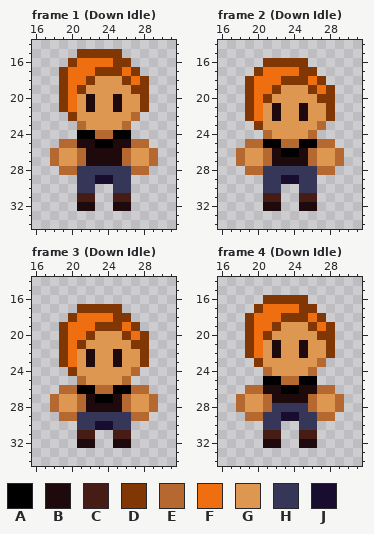
Pixel-art file, stored at DetentionProject/Aseprite/Npc's/Marcelo.aseprite. Above: the version before the commit.
48x48 pixels, 4 frames. Shown: frame 1 (Down Idle): x 16..31, y 14..34; frame 2 (Down Idle): x 16..31, y 14..34; frame 3 (Down Idle): x 16..31, y 14..34; frame 4 (Down Idle): x 16..31, y 14..34.
Visible layers, top first: "hands", "head", "body".
Palette (. is transparent): A #000000  B #1e090d  C #461c14  D #813704  E #b66831  F #ef6e10  G #de9751  H #353658  J #180d2f
Pixels before, frame 1 (Down Idle), first column x 18:
15 ...DDDDD....
16 ..DFFFFDD...
17 .DFFFDDDFD..
18 .DFFDGGGDFD.
19 .DFDGGGGGDD.
20 .DFGBGGBGGD.
21 .DFGBGGBGGD.
22 ..DGGGGGGE..
23 ...EGGGGE...
24 ...AAEEAA...
25 .EEBBAABBEE.
26 EGGEBBBBEGGE
27 EGGEBBBBEGGE
28 .EEHHHHHHEE.
29 ...HHJJHH...
30 ...HH..HH...
31 ...CC..CC...
32 ...BB..BB...
Pixels before, frame 2 (Down Idle), first column x 18:
16 ...DDDDD....
17 ..DFFFFDD...
18 .DFFFDDDFD..
19 .DFFDGGGDFD.
20 .DFDGGGGGDD.
21 .DFGBGGBGGD.
22 .DFGBGGBGGD.
23 ..DGGGGGGE..
24 ...EGGGGE...
25 .EEAAEEAAEE.
26 EGGEBAABEGGE
27 EGGEBBBBEGGE
28 .EEHHHHHHEE.
29 ...HHJJHH...
30 ...HH..HH...
31 ...CC..CC...
32 ...BB..BB...
Pixels before, frame 3 (Down Idle), first column x 18:
17 ...DDDDD....
18 ..DFFFFDD...
19 .DFFFDDDFD..
20 .DFFDGGGDFD.
21 .DFDGGGGGDD.
22 .DFGBGGBGGD.
23 .DFGBGGBGGD.
24 ..DGGGGGGE..
25 ...EGGGGE...
26 .EEAAEEAAEE.
27 EGGEBAABEGGE
28 EGGEBBBBEGGE
29 .EEHHHHHHEE.
30 ...HHJJHH...
31 ...CC..CC...
32 ...BB..BB...
Pixels before, frame 4 (Down Idle), first column x 18:
16 ...DDDDD....
17 ..DFFFFDD...
18 .DFFFDDDFD..
19 .DFFDGGGDFD.
20 .DFDGGGGGDD.
21 .DFGBGGBGGD.
22 .DFGBGGBGGD.
23 ..DGGGGGGE..
24 ...EGGGGE...
25 ...AAEEAA...
26 .EEBBAABBEE.
27 EGGEBBBBEGGE
28 EGGEHHHHEGGE
29 .EEHHJJHHEE.
30 ...HH..HH...
31 ...CC..CC...
32 ...BB..BB...
After:
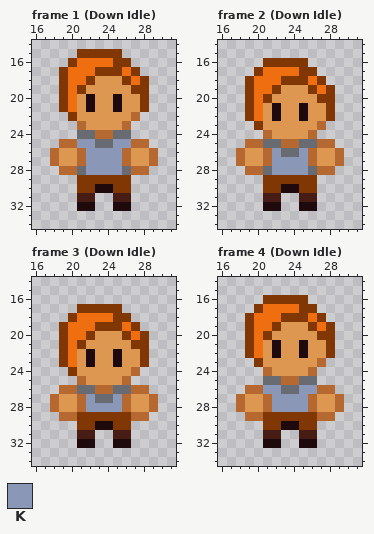
Colours new in this view: K #8b97b6
Changes in this commit:
colour A: #000000 -> #686b72
Frame 1 (Down Idle), layers "head", "body":
y 25: x 21..22 BB -> KK; x 25..26 BB -> KK
y 26..27: x 22..25 BBBB -> KKKK
y 28: x 21..26 HHHHHH -> AKKKKA
y 29: x 21..26 HHJJHH -> DDDDDD
y 30: x 21..26 HH..HH -> DDBBDD
Frame 2 (Down Idle), layers "head", "body":
y 26: x 22 B -> K; x 25 B -> K
y 27: x 22..25 BBBB -> KKKK
y 28: x 21..26 HHHHHH -> AKKKKA
y 29: x 21..26 HHJJHH -> DDDDDD
y 30: x 21..26 HH..HH -> DDBBDD
Frame 3 (Down Idle), layer "body":
y 27: x 22 B -> K; x 25 B -> K
y 28: x 22..25 BBBB -> KKKK
y 29: x 21..26 HHHHHH -> DDDDDD
y 30: x 21..26 HHJJHH -> DDBBDD
Frame 4 (Down Idle), layers "head", "body":
y 26: x 21..22 BB -> KK; x 25..26 BB -> KK
y 27: x 22..25 BBBB -> KKKK
y 28: x 22..25 HHHH -> KKKK
y 29: x 21..26 HHJJHH -> DDDDDD
y 30: x 21..26 HH..HH -> DDBBDD
Changed places in both pictures, as pixel boxes (x1, y1, x2, y2):
changed: (77, 130, 131, 193)
changed: (263, 139, 317, 193)
changed: (77, 385, 131, 430)
changed: (263, 376, 317, 430)
